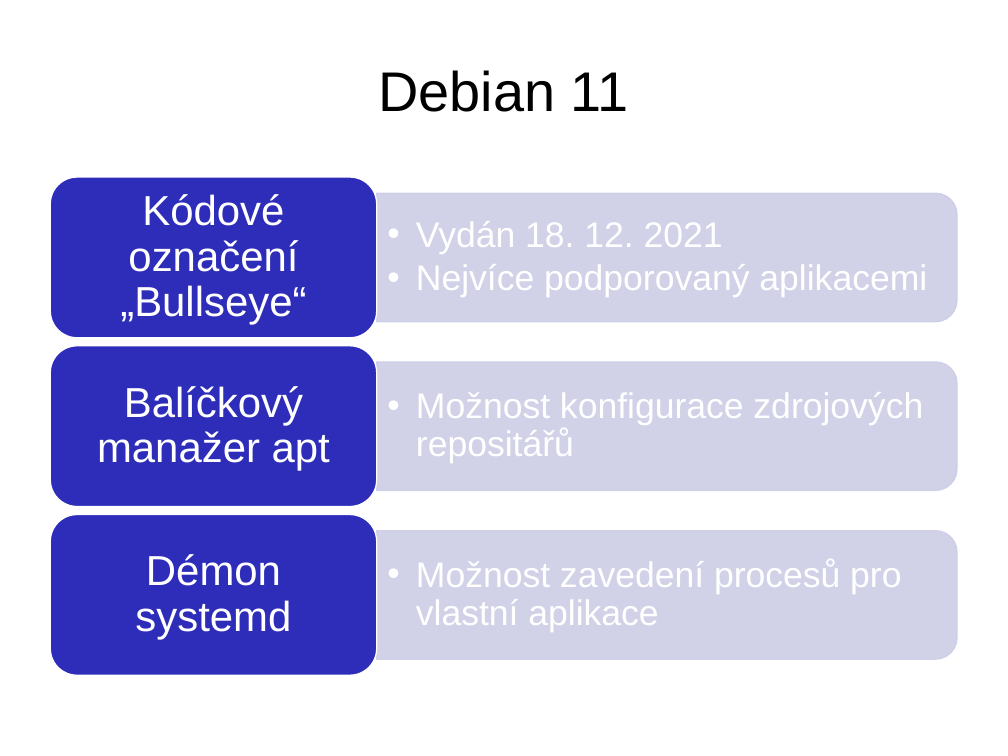
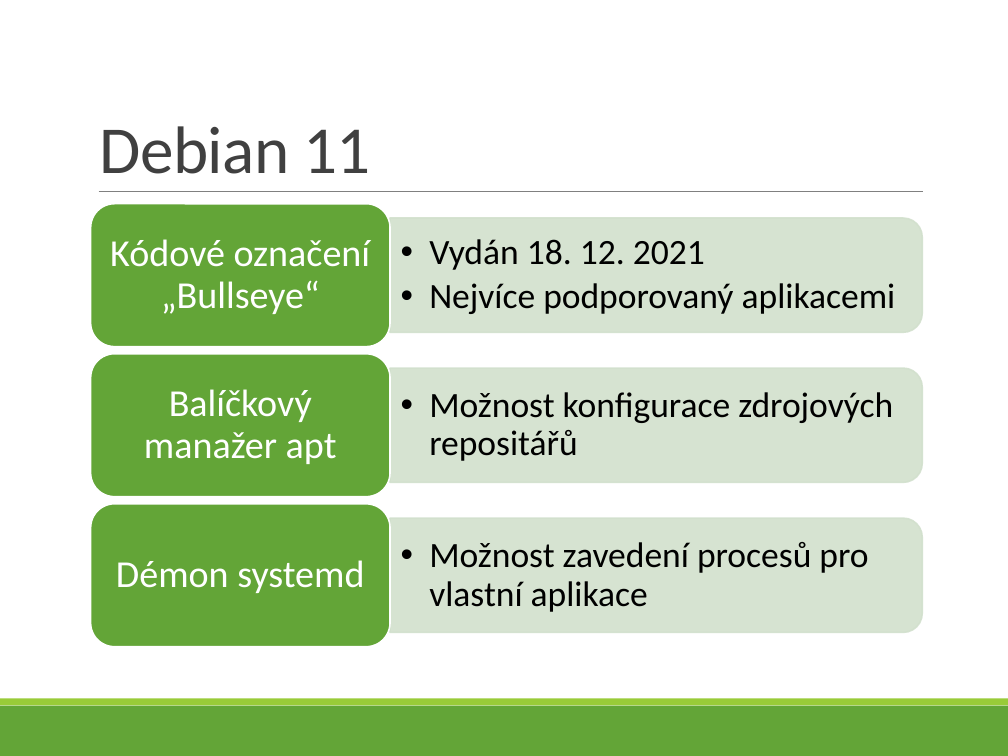
Before and after one commit to bastakka/graduation, a slide deck: slide 6 of Thesis/V4D Bašta Karel - 5 - VMware.pptx. Drawn at 1008x756 pixels with LibreOffice and Linux fonts; fonts in the diff are those of the drawing. Boxes give left, top, right and bottom in pixels: in the first picture for what was removed or moved away, otherwise in the second. Text is boxed around its words. In the diff, an @@ line names an element or a change of style, - is before the commit and + after.

```diff
--- a/Thesis/V4D Bašta Karel - 5 - VMware.pptx
+++ b/Thesis/V4D Bašta Karel - 5 - VMware.pptx
@@ title "Debian 11": place and size @@
-title "Debian 11" at (378, 70, 629, 112)
+title "Debian 11" at (100, 126, 370, 174)
@@ title "Debian 11" at (100, 126, 370, 174): size 44 to 52.9 pt, font Arial to Calibri, text colour #000000 to #404040, letter spacing 0 to -0.6 pt; alignment centre to left; line spacing 0.93 to 0.85; vertical alignment middle to bottom @@
@@ rounded rectangle: place and size @@
-rounded rectangle at (50, 177, 377, 338)
+rounded rectangle at (91, 204, 390, 347)
@@ line added from (99, 191) to (923, 191), #808080 0.5 pt @@
@@ text "Kódové označení „Bullseye“": place and size @@
-text "Kódové označení „Bullseye“" at (120, 194, 306, 324)
+text "Kódové označení „Bullseye“" at (110, 239, 371, 314)
@@ round same rect: place and size @@
-round same rect at (377, 193, 958, 322)
+round same rect at (390, 218, 922, 332)
@@ text "Vydán 18. 12. 2021": place and size @@
-text "Vydán 18. 12. 2021" at (416, 221, 927, 297)
+text "Vydán 18. 12. 2021" at (429, 239, 896, 314)
@@ rounded rectangle: place and size @@
-rounded rectangle at (50, 346, 377, 507)
+rounded rectangle at (91, 354, 390, 497)
@@ text "Balíčkový manažer apt": place and size @@
-text "Balíčkový manažer apt" at (97, 386, 330, 470)
+text "Balíčkový manažer apt" at (144, 389, 337, 464)
@@ round same rect: place and size @@
-round same rect at (377, 362, 958, 491)
+round same rect at (390, 368, 922, 483)
@@ text "Možnost konfigurace zdrojových repositářů": place and size @@
-text "Možnost konfigurace zdrojových repositářů" at (416, 392, 923, 463)
+text "Možnost konfigurace zdrojových repositářů" at (429, 392, 893, 461)
@@ fill #2D2DB9 to #63A537; outline #FFFFFF 1 pt to #FFFFFF 1.25 pt in 3 elements at (91, 354, 390, 497), (91, 204, 390, 347), (91, 504, 390, 647) @@
@@ rounded rectangle: place and size @@
-rounded rectangle at (50, 515, 377, 676)
+rounded rectangle at (91, 504, 390, 647)
@@ size 33 to 30 pt, font Arial to Calibri; less space between paragraphs in 3 elements at (144, 389, 337, 464), (110, 239, 371, 314), (116, 560, 364, 593) @@
@@ text "Démon systemd": place and size @@
-text "Démon systemd" at (135, 554, 291, 639)
+text "Démon systemd" at (116, 560, 364, 593)
@@ fill #CDCDE6 at 90% opacity to #D3E1CE at 90% opacity; outline #CDCDE6 1 pt to #D3E1CE 1.25 pt in 3 elements at (390, 368, 922, 483), (390, 218, 922, 332), (390, 518, 922, 633) @@
@@ round same rect: place and size @@
-round same rect at (377, 531, 958, 659)
+round same rect at (390, 518, 922, 633)
@@ font Arial to Calibri, text colour #FFFFFF to #000000 in 3 elements at (429, 392, 893, 461), (429, 239, 896, 314), (429, 542, 868, 612) @@
@@ text "Možnost zavedení procesů pro vlastní ...": place and size @@
-text "Možnost zavedení procesů pro vlastní ..." at (416, 559, 901, 632)
+text "Možnost zavedení procesů pro vlastní ..." at (429, 542, 868, 612)
@@ rectangle added at (0, 706, 1008, 756), fill #63A537 @@
@@ rectangle added at (0, 699, 1008, 706), fill #99CB38 @@
```
Also in this commit, not shown: 42 other slides changed, 1 slide added, 5 other files.
